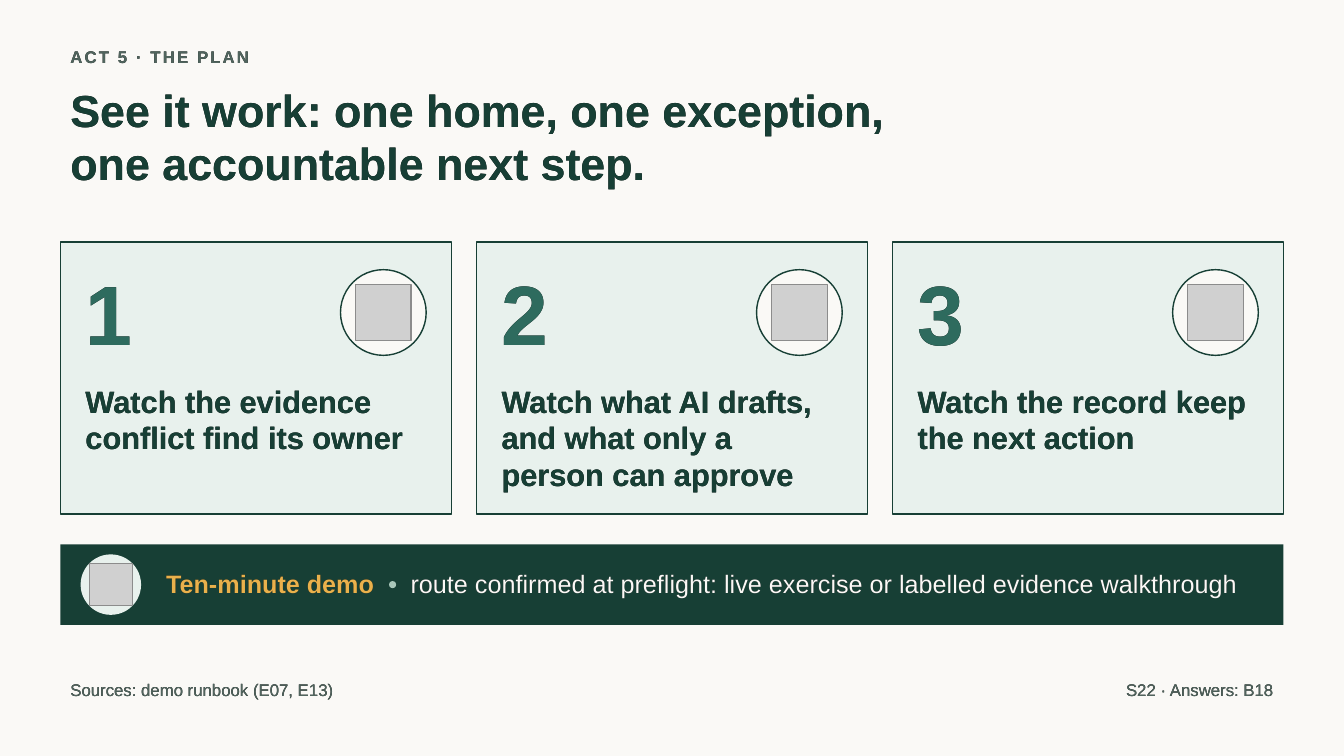
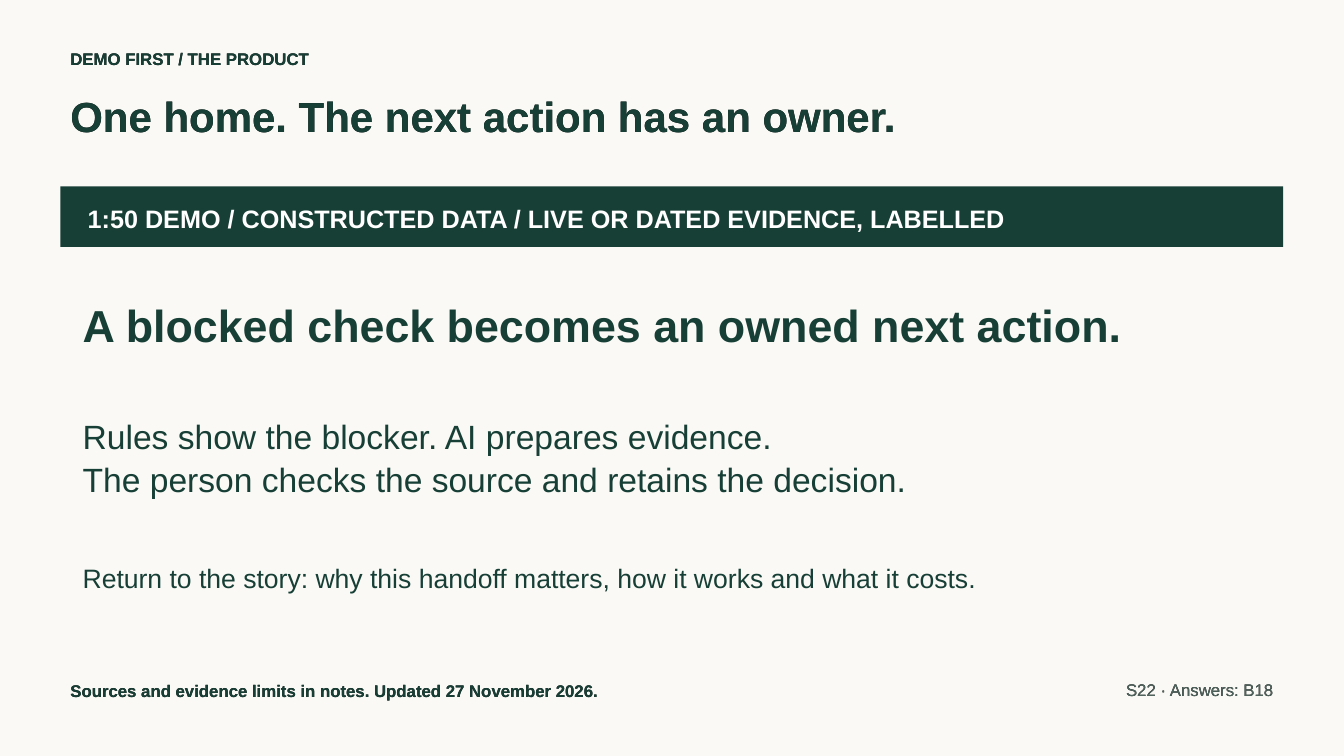
Before and after one commit to jmservera/ama, a slide deck: slide 26 of docs/capstone/deck/zava-forward-cowork-v2-draft.pptx. Drawn at 1344x756 pixels with LibreOffice and Linux fonts; fonts in the diff are those of the drawing; grey boxes stand for pictures. Boxes give left, top, right and bottom in pixels: in the first picture for what was removed or moved away, otherwise in the second. Text is boxed around its words. In the diff, an @@ line names an element or a change of style, - is before the commit and + after.

```diff
--- a/docs/capstone/deck/zava-forward-cowork-v2-draft.pptx
+++ b/docs/capstone/deck/zava-forward-cowork-v2-draft.pptx
@@ text at (x1=70, y1=53, x2=309, y2=66): text changed; text colour #50655E to #173F35 @@
-ACT 5 · THE PLAN
+DEMO FIRST / THE PRODUCT
@@ text at (x1=70, y1=101, x2=896, y2=133): text changed; size 32 to 30 pt @@
-See it work: one home, one exception,
-one accountable next step.
+One home. The next action has an owner.
@@ rectangle resized from (x1=60, y1=544, x2=1284, y2=625) to (x1=60, y1=187, x2=1284, y2=247) @@
@@ text added at (x1=88, y1=210, x2=1004, y2=232), 18 pt, text #FFFFFF, bold @@
+1:50 DEMO / CONSTRUCTED DATA / LIVE OR DATED EVIDENCE, LABELLED
@@ rectangle removed at (x1=60, y1=242, x2=452, y2=514) @@
@@ ellipse removed at (x1=341, y1=269, x2=426, y2=355) @@
@@ rectangle removed at (x1=477, y1=242, x2=868, y2=514) @@
@@ ellipse removed at (x1=757, y1=269, x2=843, y2=355) @@
@@ rectangle removed at (x1=893, y1=242, x2=1285, y2=514) @@
@@ ellipse removed at (x1=1173, y1=269, x2=1258, y2=355) @@
@@ text removed at (x1=85, y1=287, x2=132, y2=345) @@
-1
@@ picture removed at (x1=356, y1=285, x2=411, y2=341) @@
@@ text removed at (x1=502, y1=286, x2=549, y2=345) @@
-2
@@ picture removed at (x1=772, y1=285, x2=828, y2=341) @@
@@ text removed at (x1=918, y1=286, x2=965, y2=346) @@
-3
@@ picture removed at (x1=1188, y1=285, x2=1243, y2=341) @@
@@ text added at (x1=83, y1=309, x2=1121, y2=343), 32 pt, text #173F35, bold @@
+A blocked check becomes an owned next action.
@@ text removed at (x1=85, y1=390, x2=402, y2=450) @@
-Watch the evidence conflict find its owner
@@ text removed at (x1=502, y1=390, x2=812, y2=492) @@
-Watch what AI drafts, and what only a person can approve
@@ text removed at (x1=918, y1=390, x2=1246, y2=450) @@
-Watch the record keep the next action
@@ text added at (x1=83, y1=424, x2=906, y2=499), 24 pt, text #173F35 @@
+Rules show the blocker. AI prepares evidence.
+The person checks the source and retains the decision.
@@ ellipse removed at (x1=81, y1=555, x2=141, y2=615) @@
@@ text added at (x1=83, y1=568, x2=975, y2=594), 19 pt, text #173F35 @@
+Return to the story: why this handoff matters, how it works and what it costs.
@@ picture removed at (x1=90, y1=564, x2=132, y2=606) @@
@@ text removed at (x1=166, y1=574, x2=374, y2=594) @@
-Ten-minute demo
@@ ellipse removed at (x1=389, y1=581, x2=396, y2=588) @@
@@ text removed at (x1=411, y1=574, x2=1237, y2=599) @@
-route confirmed at preflight: live exercise or labelled evidence walkthrough
@@ text at (x1=70, y1=684, x2=598, y2=701): text changed; text colour #50655E to #173F35; bold on @@
-Sources: demo runbook (E07, E13)
+Sources and evidence limits in notes. Updated 27 November 2026.
```
Also in this commit, not shown: 11 other slides changed, 17 other files.
